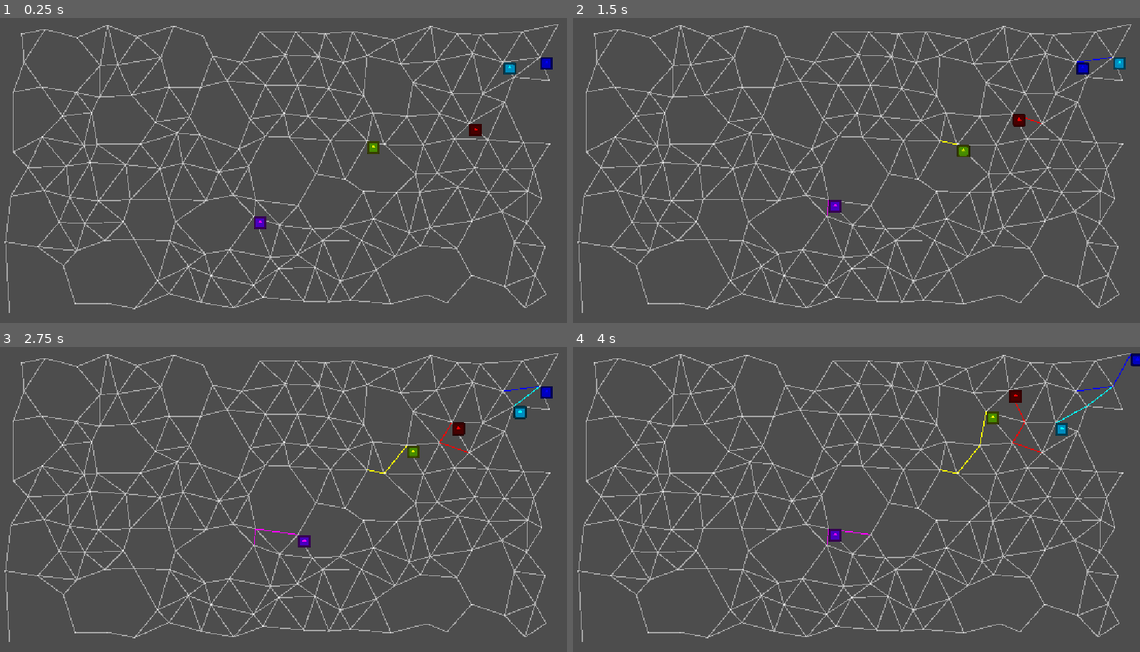
Above: before the commit, frames 1-4 (two rows, left to right).
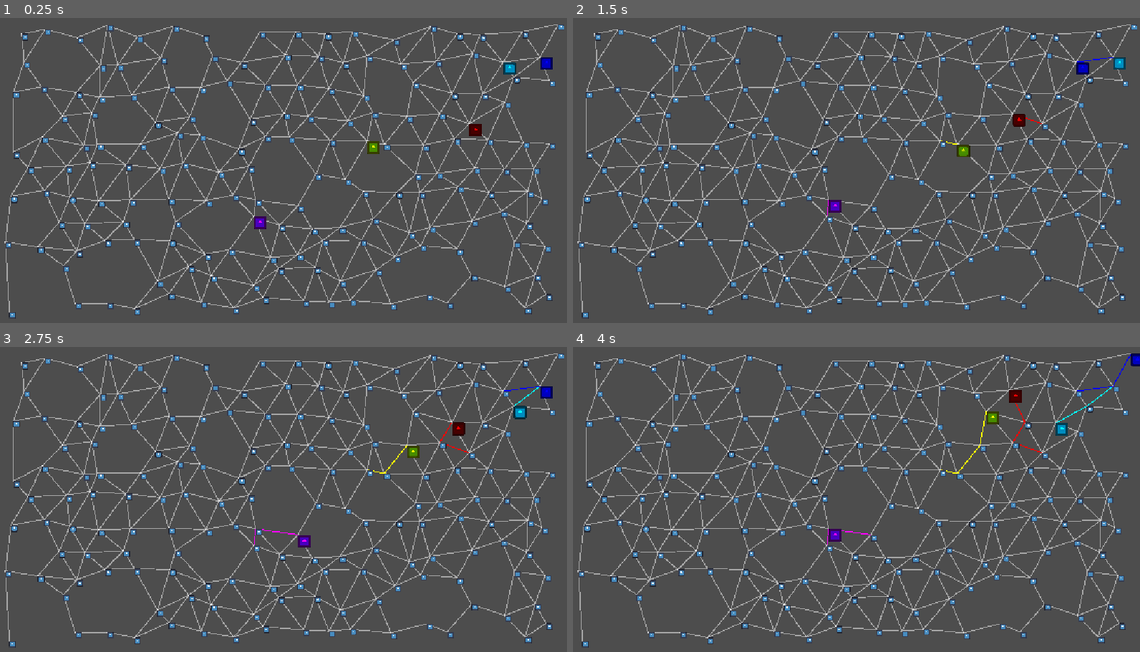
Above: after the commit, the same moments.

Repository: CrankyCranton/gwj-90
Game: Godot game, scene res://map/map.tscn
Two runs of this game, one before a commit and one after it. Both use one fixed random seed, a clock stepped at 60 frames per second and the inputs below. The engine's default icon, where the game draws it, is replaced by a stand-in: a white triangle on a blue panel in a dark square.
Inputs (mouse positions are in pixels of both pictures, inside the frame that each line leads up to):
- Up to frame 1 (0.25 s): no input
- Up to frame 2 (1.5 s): click (595, 36) at 0.52 s; click (1117, 63) at 1.27 s
- Up to frame 3 (2.75 s): click (28, 392) at 2.02 s
- Up to frame 4 (4 s): click (879, 542) at 2.77 s; click (590, 423) at 3.52 s

The runs differ from the first frame. In frame 1, 2.6% of the frame differs, in the area x 1-100%, y 2-99%; in frame 2, 2.6%; in frame 3, 2.6%; in frame 4, 2.6%, in the area x 1-99%, y 2-99%.

Commit message:
Minor changes

Diff:
--- a/character/character.gd
+++ b/character/character.gd
@@ -26,3 +26,11 @@
 
 func _on_timer_timeout() -> void:
 	location = location.connected_locations.pick_random()
+
+
+func _on_focus_entered() -> void:
+	pass # Enable accessable locations
+
+
+func _on_focus_exited() -> void:
+	pass # Disable acessable locations
--- a/character/character.tscn
+++ b/character/character.tscn
@@ -13,4 +13,6 @@
 [node name="Timer" type="Timer" parent="." unique_id=196002691]
 autostart = true
 
+[connection signal="focus_entered" from="." to="." method="_on_focus_entered"]
+[connection signal="focus_exited" from="." to="." method="_on_focus_exited"]
 [connection signal="timeout" from="Timer" to="." method="_on_timer_timeout"]
--- a/map/location/location.tscn
+++ b/map/location/location.tscn
@@ -1,8 +1,12 @@
 [gd_scene format=3 uid="uid://181qapuerrpv"]
 
+[ext_resource type="Texture2D" uid="uid://ciya0umqt4ugh" path="res://icon.svg" id="1_24pgi"]
 [ext_resource type="Script" uid="uid://kttdtllwq2rh" path="res://map/location/location.gd" id="1_ds6n1"]
 
 [node name="Location" type="TextureButton" unique_id=524639371 groups=["locations"]]
 offset_right = 8.0
 offset_bottom = 8.0
+scale = Vector2(0.1, 0.1)
+disabled = true
+texture_normal = ExtResource("1_24pgi")
 script = ExtResource("1_ds6n1")
--- a/map/map.gd
+++ b/map/map.gd
@@ -54,6 +54,7 @@
 	connection.a = a
 	connection.b = b
 	add_child(connection)
+	move_child(connection, 0)
 
 	a.connected_locations.append(b)
 	b.connected_locations.append(a)
